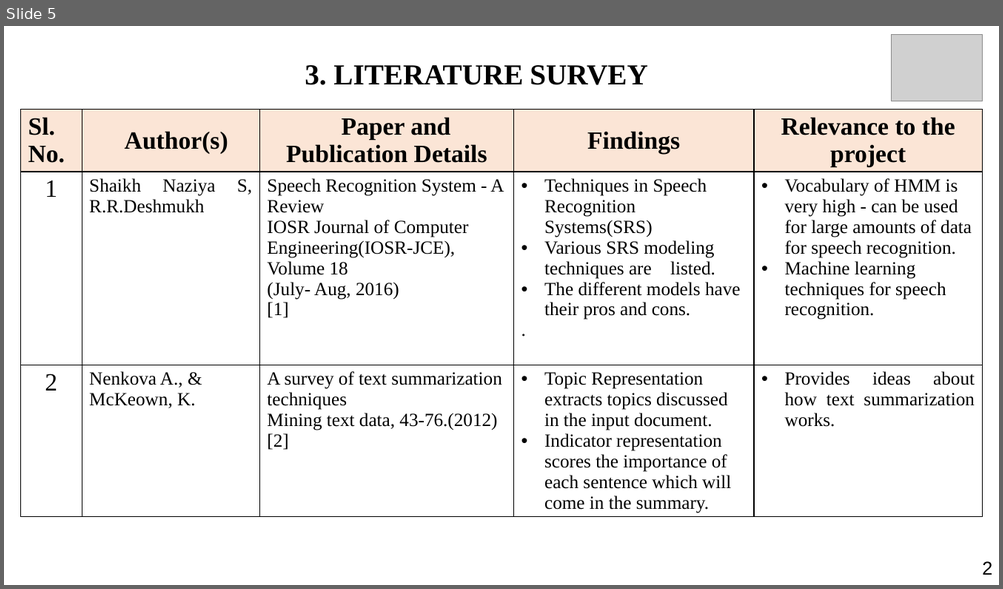
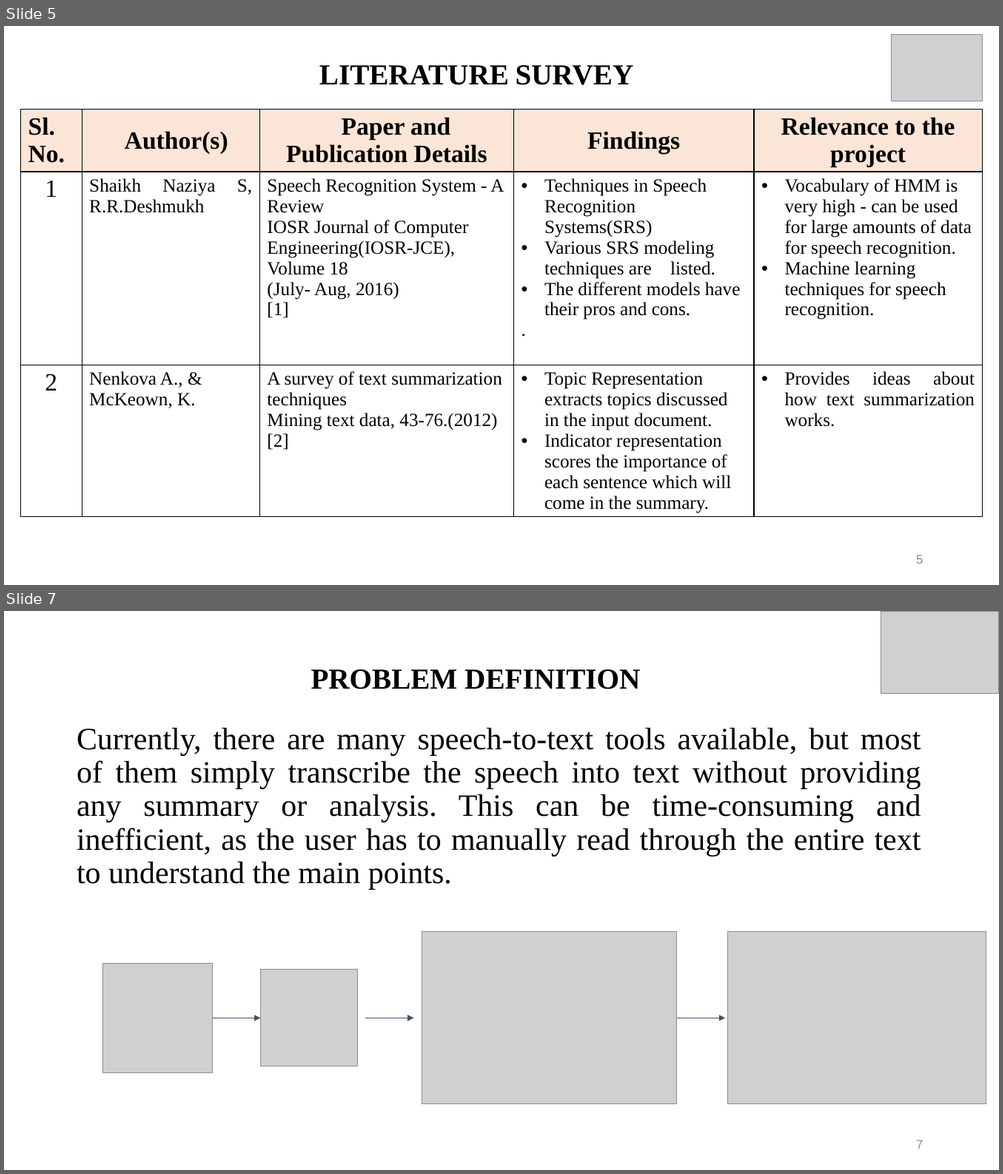
Before and after one commit to Hariomsmit/TransSummarize, a slide deck: MINI_PROJECT.pptx. Shown one above the other, each under a label of ours: slide 5 before the commit, slides 5 and 7 after it; the slides between them are not shown. The pictures are 1003x589 and 1003x1174 pixels, drawn with LibreOffice and Linux fonts; fonts in the diff are those of the drawing; grey boxes stand for pictures. Boxes give left, top, right and bottom in pixels: in the first picture for what was removed or moved away, otherwise in the second. Text is boxed around its words. In the diff, an @@ line names an element or a change of style, - is before the commit and + after.

```diff
--- a/MINI_PROJECT.pptx
+++ b/MINI_PROJECT.pptx
@@ slide 7 added at (4,611,999,1170), background #FFFFFF @@
@@ picture added at (881,612,999,693) @@
@@ title added at (311,669,640,689), 28 pt, text #000000, bold @@
+PROBLEM DEFINITION
@@ text added at (77,728,921,889), 30 pt, text #000000 @@
+Currently, there are many speech-to-text tools available, but most of them simply transcribe the speech into text without providing any summary or analysis. This can be time-consuming and inefficient, as the user has to manually read through the entire text to understand the main points.
@@ picture added at (422,932,677,1104) @@
@@ picture added at (728,932,986,1104) @@
@@ picture added at (102,964,212,1073) @@
@@ picture added at (261,970,358,1067) @@
@@ arrow added from (212, 1019) to (261, 1019), #44546A 0.75 pt @@
@@ arrow added from (365, 1019) to (414, 1019), #44546A 0.75 pt @@
@@ arrow added from (677, 1019) to (725, 1019), #44546A 0.75 pt @@
@@ page number added at (916,1140,922,1149), 12 pt, text #8B8B8B @@
+7
@@ slide 5 changed as well @@
@@ title at (319,65,634,85): text changed @@
-3. LITERATURE SURVEY
+LITERATURE SURVEY
@@ page number added at (916,555,922,564), 12 pt, text #8B8B8B @@
+5
@@ text removed at (982,562,992,575) @@
-2
```
Also in this commit, not shown: 8 other slides changed, 4 other slides added, 1 slide removed, 11 other files.
